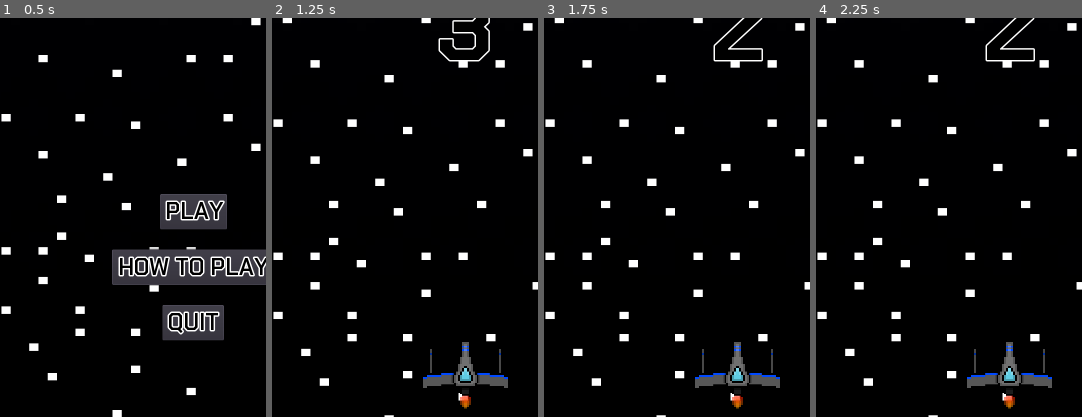
Above: before the commit, frames 1-4 (left to right).
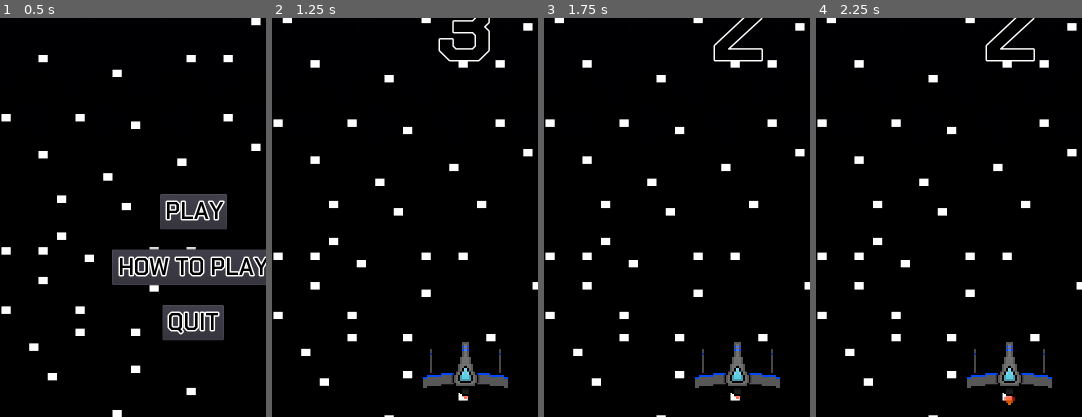
Above: after the commit, the same moments.

Repository: Cecilist/Final-BossFightBulletShooter
Game: Godot game, scene res://src/MainMenu.tscn
The game is run twice, just before and just after one commit, with the same random seed, the same clock (stepped at 60 frames per second) and the same inputs.
Inputs:
- Up to frame 1 (0.5 s): no input
- Up to frame 2 (1.25 s): click "PLAY" at 0.5 s
- Up to frame 3 (1.75 s): tap Enter (play_game) at 1.25, 1.35 s; hold D (move_right) from 1.28 s (still down)
- Up to frame 4 (2.25 s): tap Space (shoot) at 2, 2.1 s; release D (move_right) at 2.03 s; hold S (move_down) from 2.03 s (still down)
The pictures show only the part of the screen within x 14-64%, y 49-99%; the shares and areas given below are measured in that part.

Frame 1 is identical in both runs. In frame 2, 0.1% of the frame differs, in the area x 70-75%, y 94-98%; in frame 3, 0.1%; in frame 4, less than 0.1%.

Commit message:
Add player damaged sprite

Diff:
--- a/project/src/Player.gd
+++ b/project/src/Player.gd
@@ -28,6 +28,7 @@
 	#  moves the player based on which keys they press
 	if ship_paused == false:
 		$ShipSprite.playing = true
+		$ExhaustSprite.playing = true
 		if Input.is_action_pressed("move_up"):
 			_ship_velocity.y = player_movement_speed * -1
 		if Input.is_action_pressed("move_down"):
@@ -92,9 +93,11 @@
 	if _player_invulnerable == false:
 		_remaining_player_health -= 10
 		_player_invulnerable = true
+		$ShipSprite.play("damaged")
 		$InvulnerabilityTimer.start()
 
 
 # Removes the invulnerability on the player after they were hit
 func _on_InvulnerabilityTimer_timeout():
 	_player_invulnerable = false
+	$ShipSprite.play("flying")
--- a/project/src/Player.tscn
+++ b/project/src/Player.tscn
@@ -1,10 +1,12 @@
-[gd_scene load_steps=9 format=2]
+[gd_scene load_steps=12 format=2]
 
 [ext_resource path="res://assets/textures/Player/Player_Ship_1.png" type="Texture" id=1]
 [ext_resource path="res://assets/textures/Player/Player_Ship_2.png" type="Texture" id=2]
 [ext_resource path="res://assets/textures/Player/Player_Ship_3.png" type="Texture" id=3]
 [ext_resource path="res://src/Player.gd" type="Script" id=4]
 [ext_resource path="res://src/HUD.tscn" type="PackedScene" id=5]
+[ext_resource path="res://assets/textures/Player/Player_Ship_Damaged.png" type="Texture" id=6]
+[ext_resource path="res://assets/textures/Player/Player_Ship_Default.png" type="Texture" id=7]
 
 [sub_resource type="SpriteFrames" id=1]
 animations = [ {
@@ -12,6 +14,19 @@
 "loop": true,
 "name": "flying",
 "speed": 7.0
+} ]
+
+[sub_resource type="SpriteFrames" id=4]
+animations = [ {
+"frames": [ ExtResource( 6 ), ExtResource( 7 ) ],
+"loop": true,
+"name": "damaged",
+"speed": 5.0
+}, {
+"frames": [ ExtResource( 7 ) ],
+"loop": true,
+"name": "flying",
+"speed": 5.0
 } ]
 
 [sub_resource type="CapsuleShape2D" id=2]
@@ -28,11 +43,14 @@
 
 [node name="HUD" parent="Overlay" instance=ExtResource( 5 )]
 
-[node name="ShipSprite" type="AnimatedSprite" parent="."]
+[node name="ExhaustSprite" type="AnimatedSprite" parent="."]
 frames = SubResource( 1 )
 animation = "flying"
-frame = 2
 playing = true
+
+[node name="ShipSprite" type="AnimatedSprite" parent="."]
+frames = SubResource( 4 )
+animation = "flying"
 
 [node name="Hitbox" type="Area2D" parent="."]
 
Binary file removed: project/assets/textures/Player/Player_Ship_1_Damaged.png
Not shown, removed: project/assets/textures/Player/Player_Ship_1_Damaged.png.import
Binary file removed: project/assets/textures/Player/Player_Ship_2_Damaged.png
Binary file removed: project/assets/textures/Player/Player_Ship_3_Damaged.png
Binary file added: project/assets/textures/Player/Player_Ship_Damaged.png
Not shown, changed: project/assets/textures/Player/Player_Ship_Damaged.png.import
Binary file added: project/assets/textures/Player/Player_Ship_Default.png
Not shown, changed: project/assets/textures/Player/Player_Ship_Default.png.import
Not shown, changed: raw_assets/textures/Player/Player Ship Sprites.aseprite
Not shown, removed: raw_assets/textures/Player/Player_Ship_1_Damaged.png
Not shown, removed: raw_assets/textures/Player/Player_Ship_2_Damaged.png
Not shown, removed: raw_assets/textures/Player/Player_Ship_3_Damaged.png
(and 2 more such lines)
